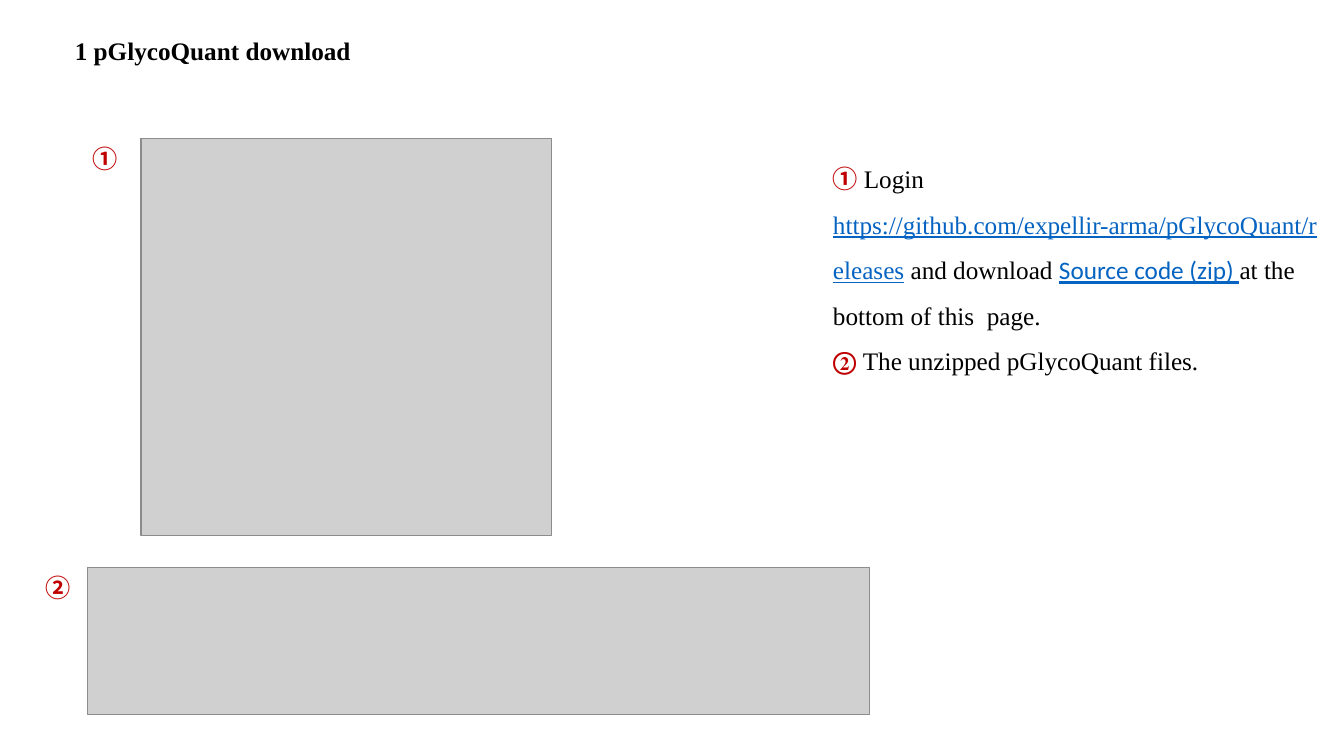
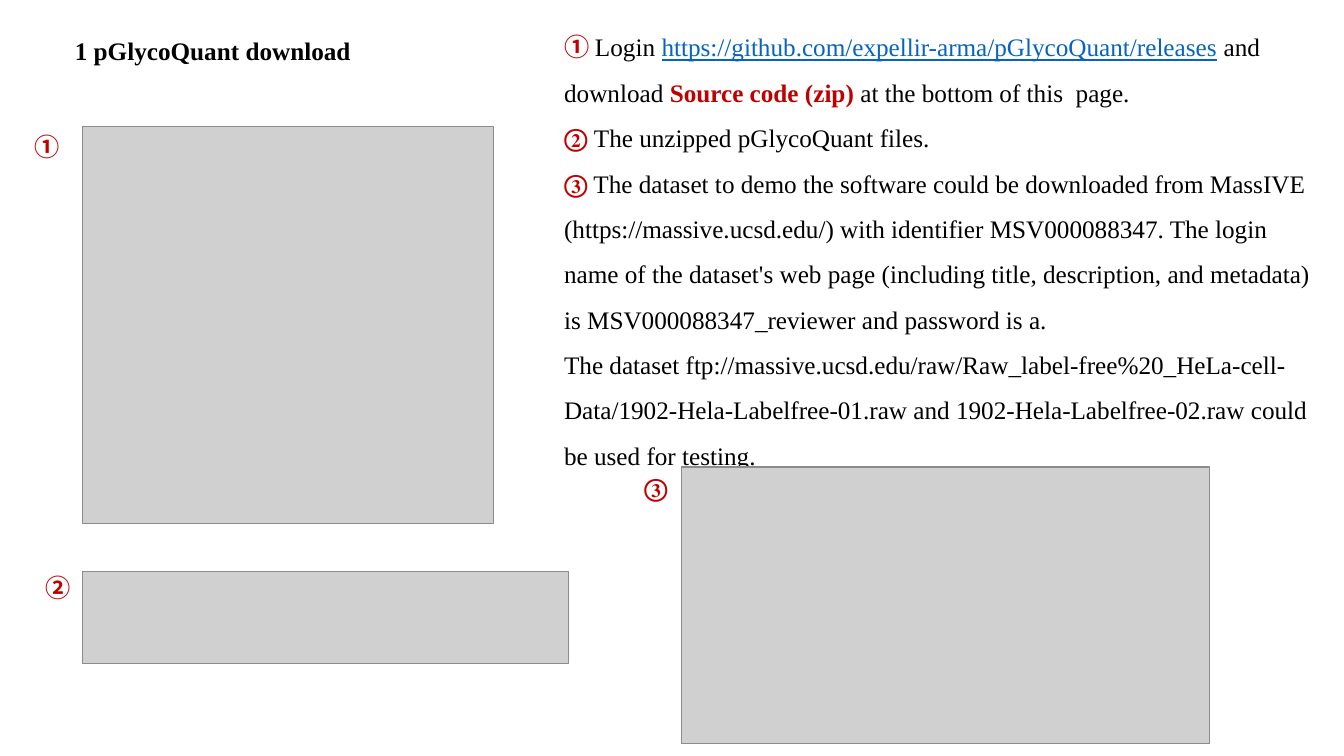
Before and after one commit to expellir-arma/pGlycoQuant_source_code, a slide deck: slide 5 of Manual.pptx. Drawn at 1344x756 pixels with LibreOffice and Linux fonts; fonts in the diff are those of the drawing; grey boxes stand for pictures. Boxes give left, top, right and bottom in pixels: in the first picture for what was removed or moved away, otherwise in the second. Text is boxed around its words. In the diff, an @@ line names an element or a change of style, - is before the commit and + after.

```diff
--- a/Manual.pptx
+++ b/Manual.pptx
@@ text "① Login https://github.com/expellir-arma/pGlycoQuant/release ...": place and size @@
-text "① Login https://github.com/expellir-arma/pGlycoQuant/release ..." at <box>833,166,1317,376</box>
+text "① Login https://github.com/expellir-arma/pGlycoQuant/release ..." at <box>564,34,1309,471</box>
@@ text at <box>564,34,1260,108</box>: font Calibri to Times New Roman, text colour #0563C1 to #C00000, bold on, underline off in "Source code (zip)" @@
@@ text "①": place and size @@
-text "①" at <box>93,146,118,171</box>
+text "①" at <box>35,134,60,159</box>
@@ picture: place and size @@
-picture at <box>141,138,553,535</box>
+picture at <box>83,126,494,523</box>
@@ text at <box>564,175,1309,471</box>: paragraphs added @@
+③ The dataset to demo the software could be downloaded from MassIVE (https://massive.ucsd.edu/) with identifier MSV000088347. The login name of the dataset's web page (including title, description, and metadata) is MSV000088347_reviewer and password is a.
+The dataset ftp://massive.ucsd.edu/raw/Raw_label-free%20_HeLa-cell-Data/1902-Hela-Labelfree-01.raw and 1902-Hela-Labelfree-02.raw could be used for testing.
@@ text added at <box>644,479,668,502</box>, 18 pt, text #C00000, bold @@
+③
@@ picture added at <box>682,467,1209,743</box> @@
@@ picture: place and size @@
-picture at <box>87,568,869,715</box>
+picture at <box>83,572,569,662</box>
```
Also in this commit, not shown: 1 other slide changed.
